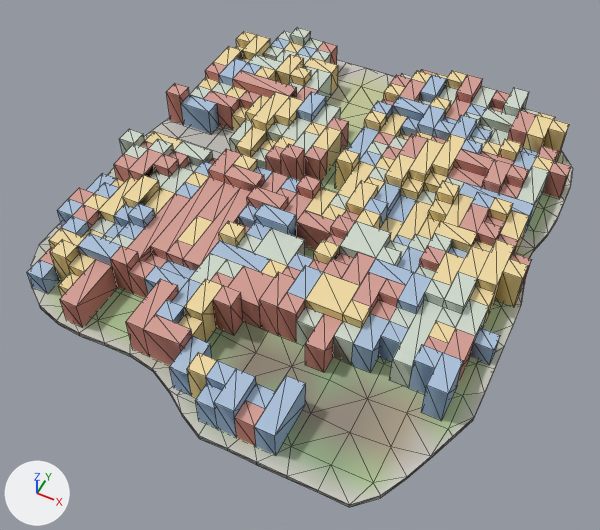
An edit to the glTF model godot_project/remake/sky/islands/SKY-059.lod1.glb, drawn before and after from the same camera.
Rendered twice from a camera (50 mm lens) standing at (85.3, -183.1, 200.0) and looking at (-2.8, -6.9, -20.3). Lighting does not change. The marker at lower left points along +X, +Y and +Z. The older version comes first. Mesh edges are drawn as thin lines. Vertices at exactly the same position are counted once.

Objects in the first picture: 'deck', 'rock', 'warren_hull'.
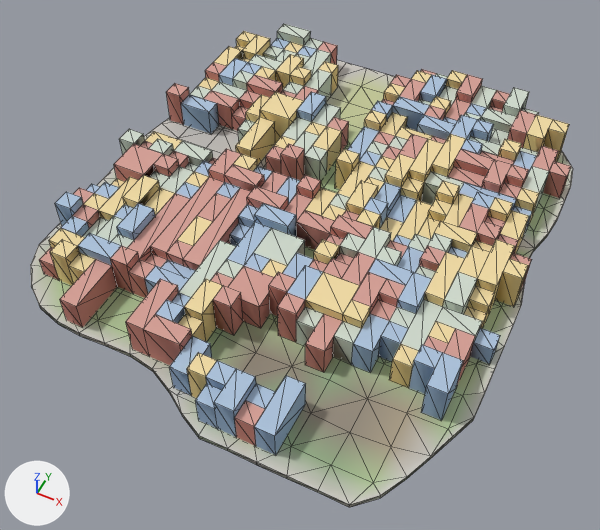
Boxes (x1, y1, x2, y2) around the edits, measured in the pictures (600 x 530 px; the box of a moved part takes in the faces that stretch with it):
'warren_hull', reshaped
    before: (27, 27, 571, 455)
    after: (39, 24, 571, 455)
part 1 of me_warren_hull, cut back
    before: (27, 27, 310, 335)
    after: (55, 24, 310, 316)
part 2 of me_warren_hull, reshaped
    before: (398, 73, 555, 205)
    after: (471, 119, 549, 234)
part 3 of me_warren_hull, moved or reshaped
    before: (432, 252, 465, 328)
    after: (330, 215, 487, 337)
part 4 of me_warren_hull, recoloured
    before: (232, 73, 448, 388)
    after: (230, 73, 534, 388)

Diff of the bpy script that builds the scene:
```diff
--- a/godot_project/remake/sky/islands/SKY-059.lod1.glb.py
+++ b/godot_project/remake/sky/islands/SKY-059.lod1.glb.py
@@ me_warren_hull @@
 # used by ob_warren_hull; location = (0.0, 0.0, 0.0)
-me_warren_hull.from_pydata(...)  # 1331 vertices, 3090 faces; spans x -72.0..72.0, y -87.0..81.0, z 0.0..13.0
+me_warren_hull.from_pydata(...)  # 1273 vertices, 2870 faces; spans x -72.0..72.0, y -87.0..81.0, z 0.0..13.0
+# me_warren_hull part 1: 73 vertices removed from x -72.0..6.0, y -69.0..81.0, z 0.0..13.0; 24 vertices added at x -72.0..6.0, y -57.0..81.0, z 0.0..13.0
+# me_warren_hull part 2: 21 vertices removed from x 0.0..60.0, y 21.0..75.0, z 0.0..13.0; 9 vertices added at x 36.0..66.0, y 21.0..57.0, z 0.0..13.0
+# me_warren_hull part 3: 3 vertices removed from x 54.0..60.0, y -27.0..-21.0, z 0.0..13.0; 6 vertices added at x 24.0..66.0, y -27.0..-15.0, z 0.0..13.0
+# me_warren_hull part 4: 78 kept faces spanning x -60.0..66.0, y -51.0..81.0, z 0.0..13.0 get new vertex colours
 me_warren_hull.materials.append(mat_sky_lod_bldg)
```
